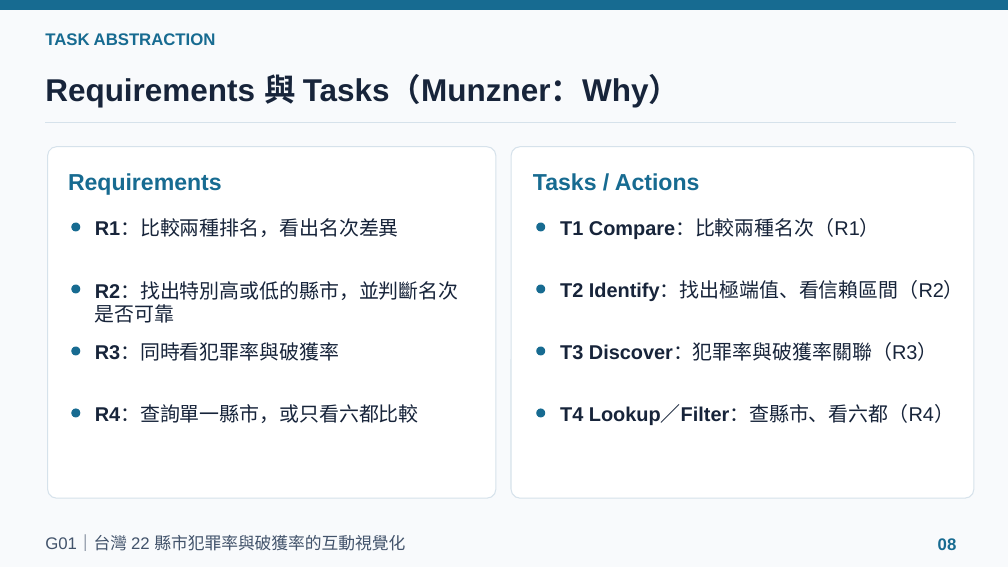
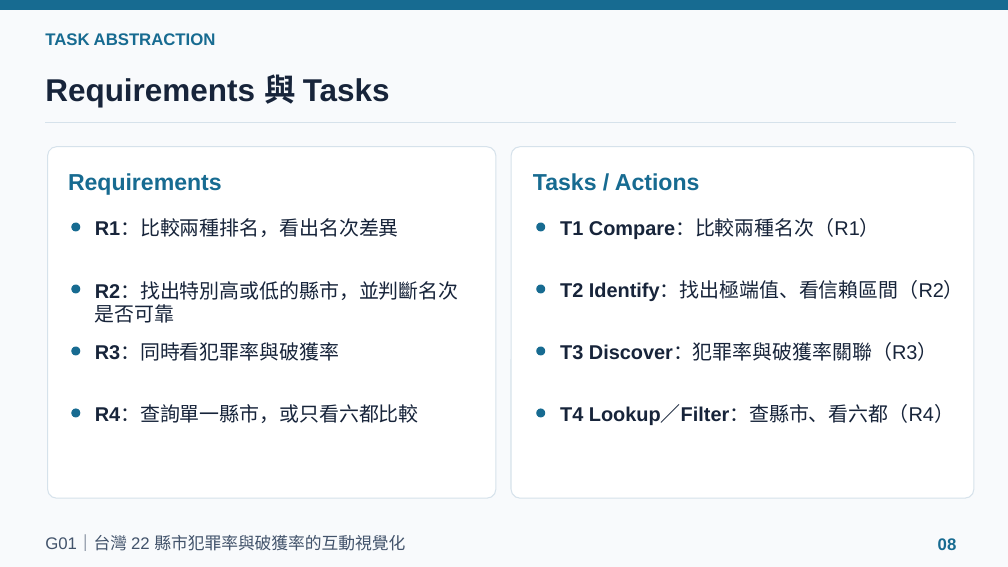
Before and after one commit to powerkaifu/taiwan-crime-rate-vis, a slide deck: slide 8 of docs/VIS_Final_Proposal_G01.pptx. Drawn at 1008x567 pixels with LibreOffice and Linux fonts; fonts in the diff are those of the drawing. Boxes give left, top, right and bottom in pixels: in the first picture for what was removed or moved away, otherwise in the second. Text is boxed around its words. In the diff, an @@ line names an element or a change of style, - is before the commit and + after.

```diff
--- a/docs/VIS_Final_Proposal_G01.pptx
+++ b/docs/VIS_Final_Proposal_G01.pptx
@@ text at box(45, 74, 390, 107): text changed @@
-Requirements 與 Tasks（Munzner：Why）
+Requirements 與 Tasks
```
Also in this commit, not shown: 8 other slides changed, 1 other file.
